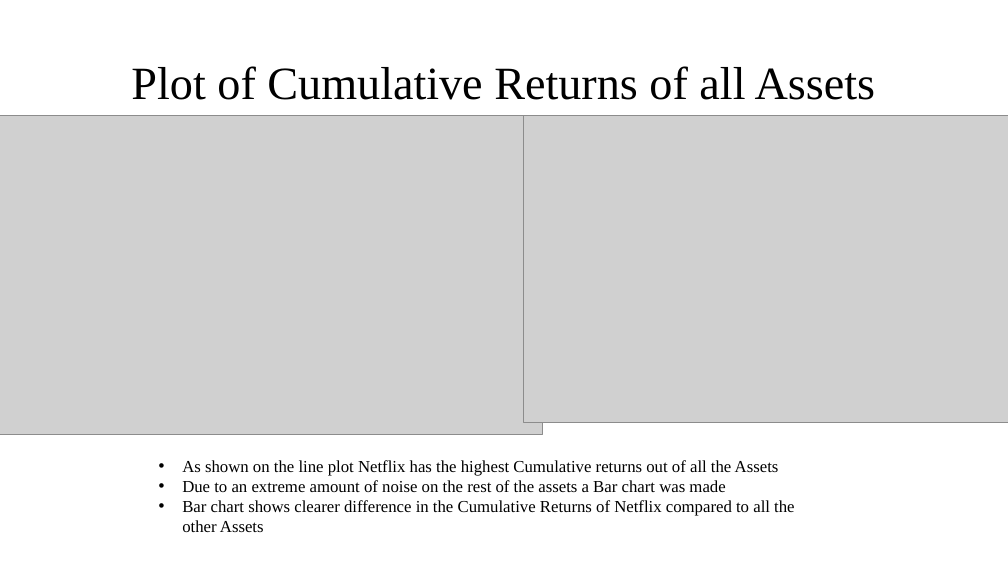
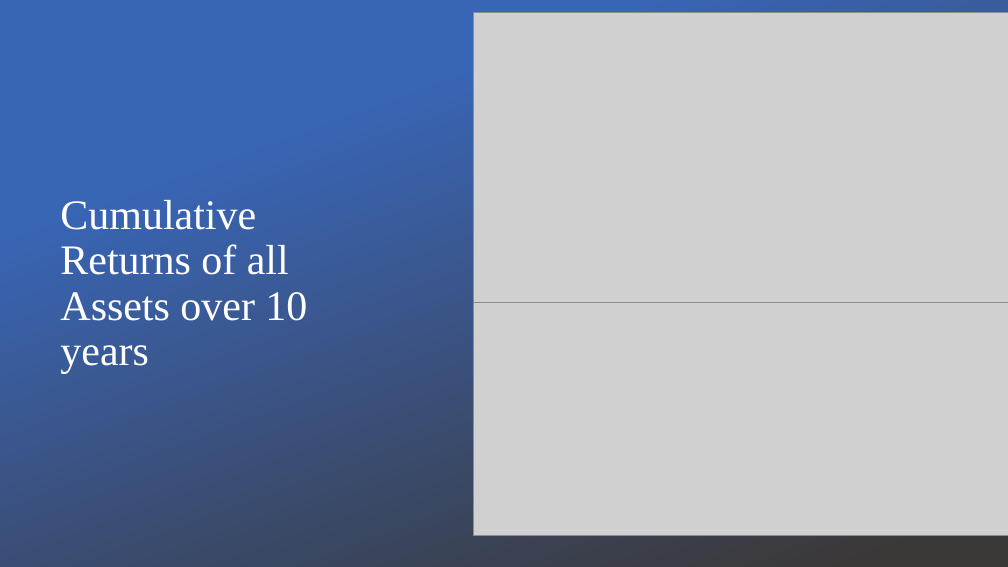
Before and after one commit to claybeaver/Group9_Project1, a slide deck: slide 7 of Final_Presentation.pptx. Drawn at 1008x567 pixels with LibreOffice and Linux fonts; fonts in the diff are those of the drawing; grey boxes stand for pictures; background and template pictures are left out; a plain dark background stands for a picture behind light text. Boxes give left, top, right and bottom in pixels: in the first picture for what was removed or moved away, otherwise in the second. Text is boxed around its words. In the diff, an @@ line names an element or a change of style, - is before the commit and + after.

Commit message:
Started merging Tunde Narrative (9/15) with PPT & Implement Design theme. New Charts in Images & .IPYNB File

```diff
--- a/Final_Presentation.pptx
+++ b/Final_Presentation.pptx
@@ background #FFFFFF to picture (left out) @@
@@ rectangle added at (0,0,1008,567), fill gradient #3965B5 to #3B3838 @@
@@ picture added at (473,13,1008,306) @@
@@ picture removed at (0,115,542,434) @@
@@ picture removed at (523,115,1008,422) @@
@@ title at (60,200,307,373): text changed; size 44 to 40 pt; text colour #000000 to #FFFFFF @@
-Plot of Cumulative Returns of all Assets
+Cumulative Returns of all Assets over 10 years
@@ picture added at (473,302,1008,536) @@
@@ text removed at (182,460,794,532) @@
-• As shown on the line plot Netflix has the highest Cumulative returns out of all the Assets
-• Due to an extreme amount of noise on the rest of the assets a Bar chart was made
-• Bar chart shows clearer difference in the Cumulative Returns of Netflix compared to all the other Assets
```
Also in this commit, not shown: 7 other slides changed, 1 slide added, 1 slide removed, 28 other files.
